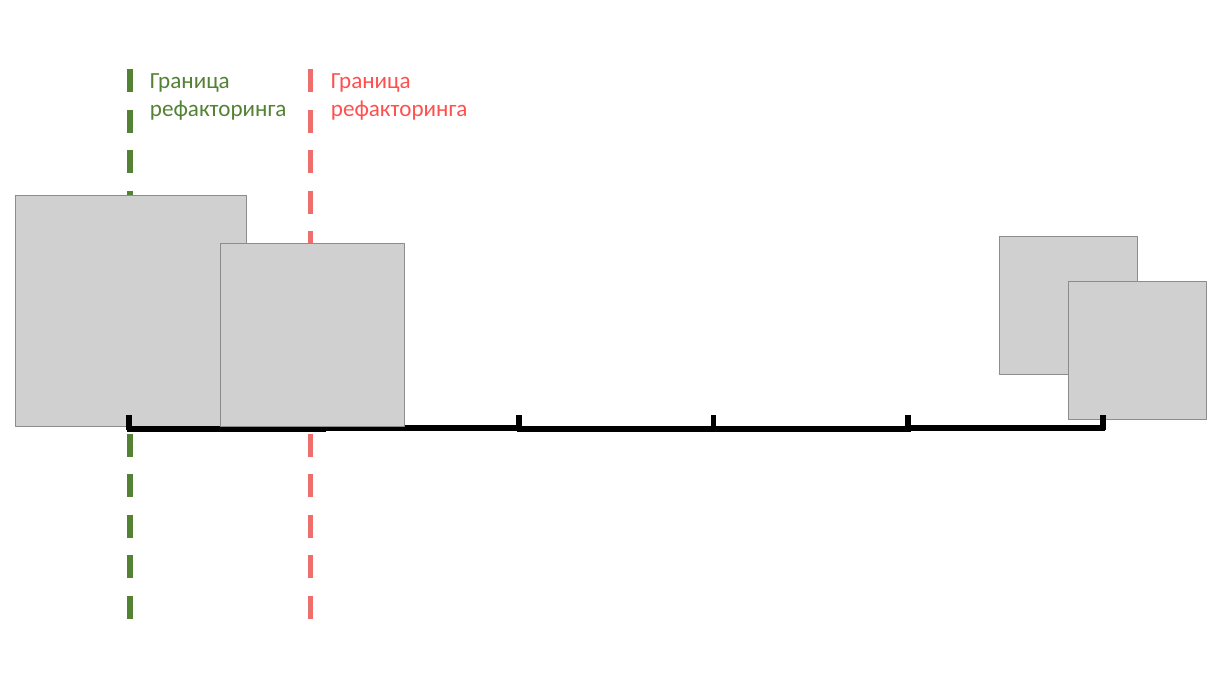
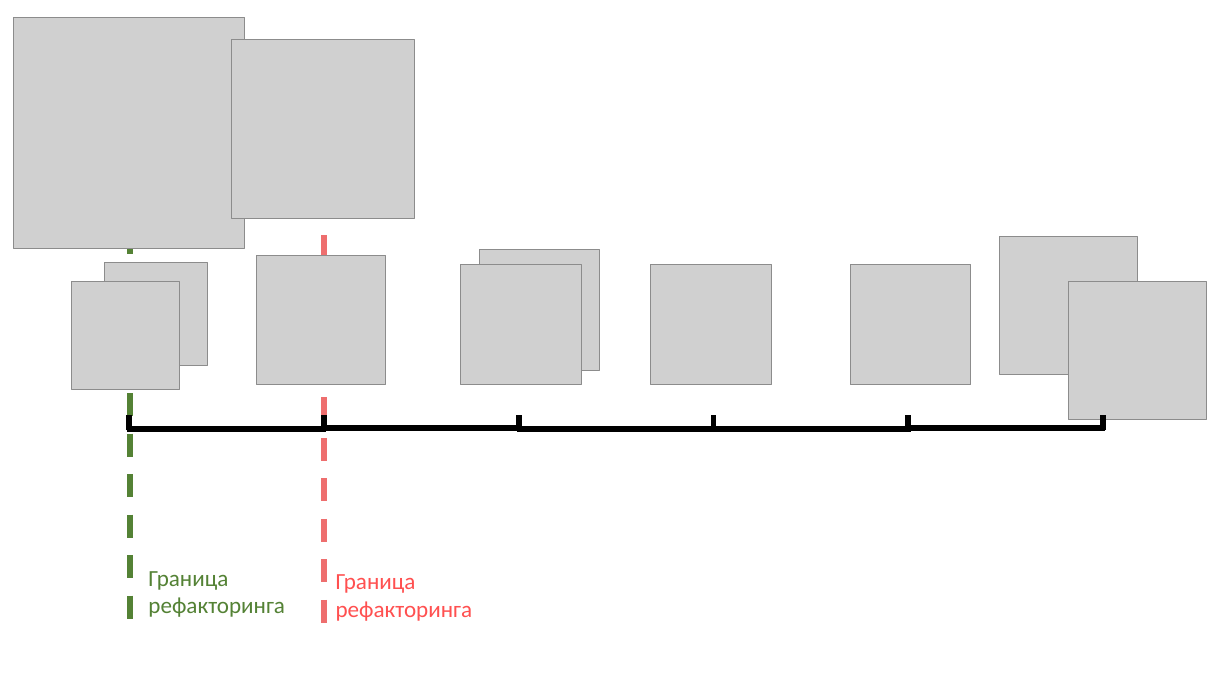
Before and after one commit to rkhaimov/brain-gym, a slide deck: slide 126 of Презентация.pptx. Drawn at 1232x693 pixels with LibreOffice and Linux fonts; fonts in the diff are those of the drawing; grey boxes stand for pictures. Boxes give left, top, right and bottom in pixels: in the first picture for what was removed or moved away, otherwise in the second. Text is boxed around its words. In the diff, an @@ line names an element or a change of style, - is before the commit and + after.

```diff
--- a/Презентация.pptx
+++ b/Презентация.pptx
@@ picture: place and size @@
-picture at [16, 196, 247, 427]
+picture at [14, 18, 245, 249]
@@ picture: place and size @@
-picture at [221, 243, 404, 426]
+picture at [231, 40, 414, 219]
@@ line moved from (311, 69) - (311, 624) to (323, 73) - (323, 628) @@
@@ group added at [72, 250, 971, 389]: 7 pictures @@
@@ text "Граница": place and size @@
-text "Граница" at [331, 73, 468, 120]
+text "Граница" at [148, 571, 285, 617]
@@ text "Граница" at [148, 571, 285, 617]: text colour #FF5050 to #548235 @@
@@ text "Граница": place and size @@
-text "Граница" at [150, 73, 287, 120]
+text "Граница" at [336, 574, 473, 621]
@@ text "Граница" at [336, 574, 473, 621]: text colour #548235 to #FF5050 @@
```
Also in this commit, not shown: 2 other slides changed, 3 slides added, 3 slides removed, 3 other files.
